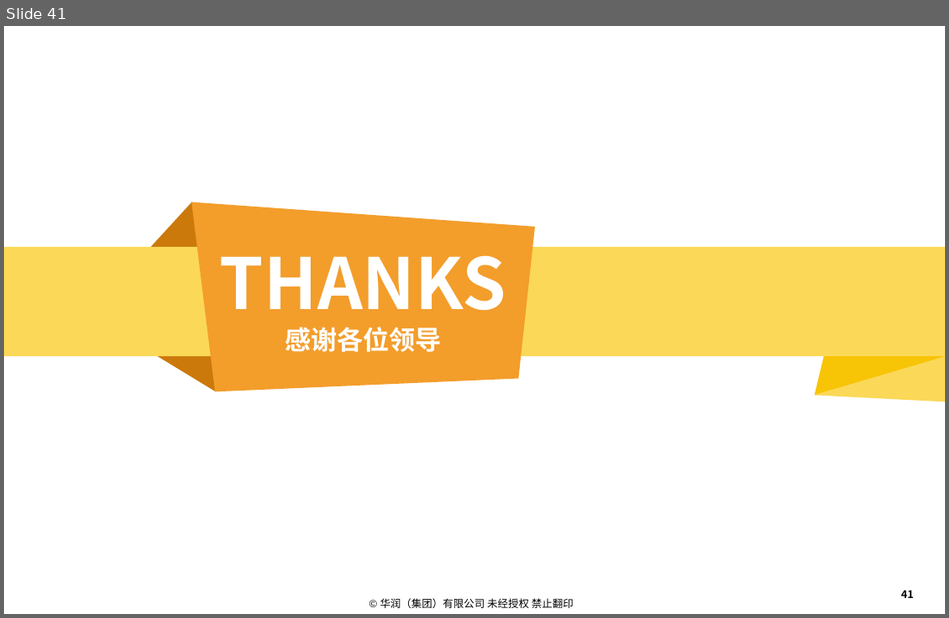
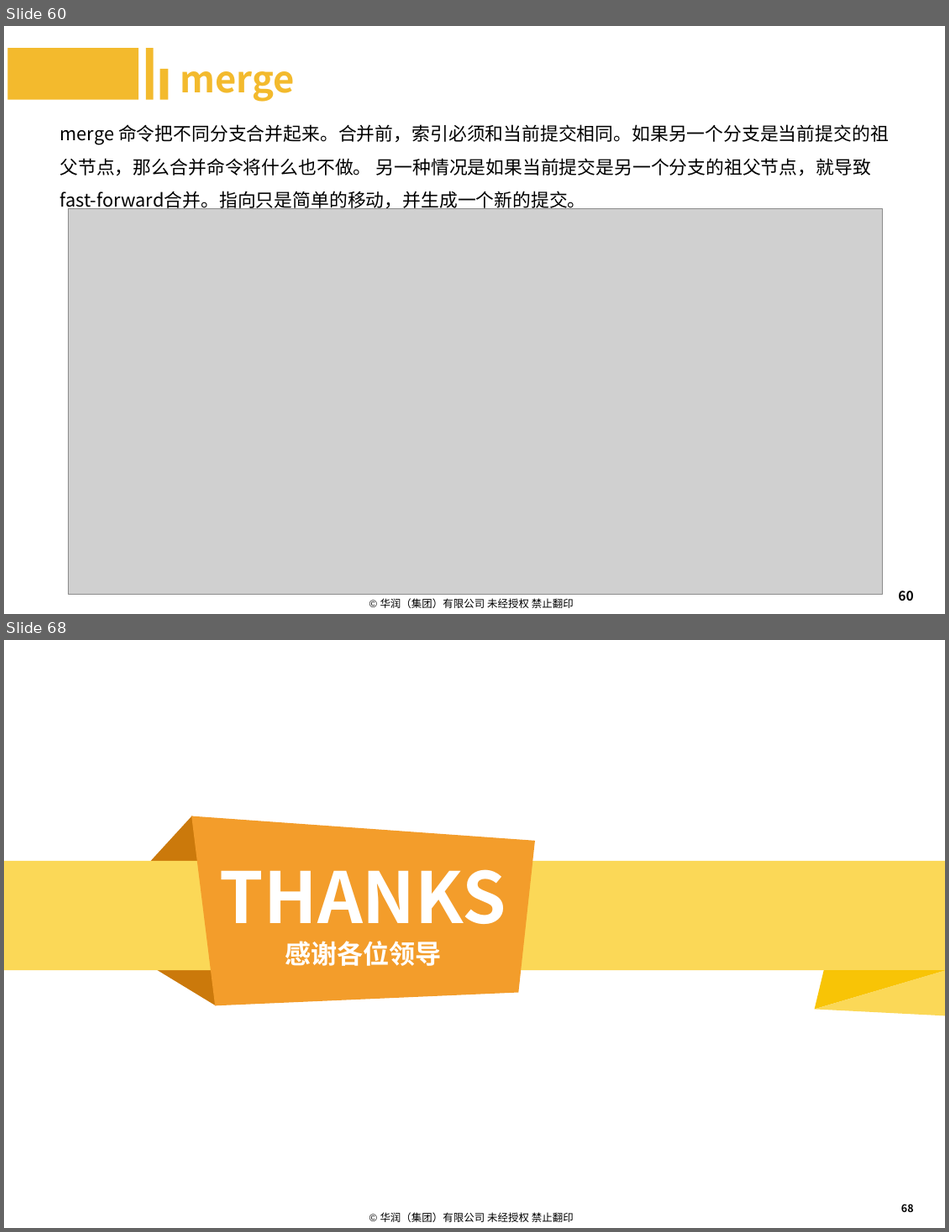
Before and after one commit to machenzhao/git-present, a slide deck: Git.pptx. Shown one above the other, each under a label of ours: slide 41 before the commit, slides 60 and 68 after it; the slides between them are not shown. The pictures are 949x618 and 949x1232 pixels, drawn with LibreOffice and Linux fonts; fonts in the diff are those of the drawing; grey boxes stand for pictures; background and template pictures are left out. Boxes give left, top, right and bottom in pixels: in the first picture for what was removed or moved away, otherwise in the second. Text is boxed around its words. In the diff, an @@ line names an element or a change of style, - is before the commit and + after.

```diff
--- a/Git.pptx
+++ b/Git.pptx
@@ slide 60 added at <box>4,26,945,614</box>, background #FFFFFF; not listed: 1 template element that a slide beside it also shows @@
@@ rectangle added at <box>7,48,138,99</box>, fill #F3BA2D @@
@@ rectangle added at <box>146,48,154,99</box>, fill #F3BA2D @@
@@ rectangle added at <box>160,70,169,100</box>, fill #F3BA2D @@
@@ text added at <box>180,71,294,102</box>, 28 pt, text #F3BA2D, bold @@
+merge
@@ text added at <box>60,124,889,212</box>, 14 pt, text #000000 @@
+merge 命令把不同分支合并起来。合并前，索引必须和当前提交相同。如果另一个分支是当前提交的祖父节点，那么合并命令将什么也不做。 另一种情况是如果当前提交是另一个分支的祖父节点，就导致fast-forward合并。指向只是简单的移动，并生成一个新的提交。
@@ picture added at <box>68,208,883,593</box> @@
@@ page number added at <box>898,590,913,601</box>, 10 pt, text #000000 @@
+60
@@ what was slide 41 is now slide 68 @@
@@ page number at <box>901,1204,914,1212</box>: text changed @@
-41
+68
```
Also in this commit, not shown: 5 slides changed, 27 other slides added, 1 slide removed.
